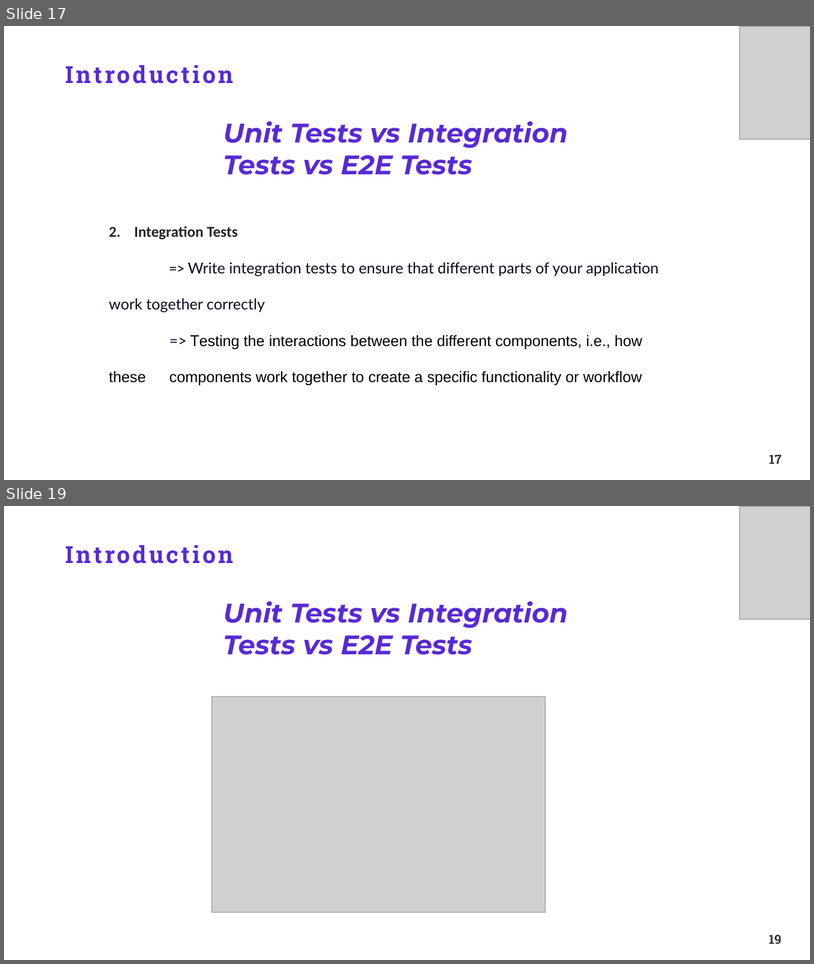
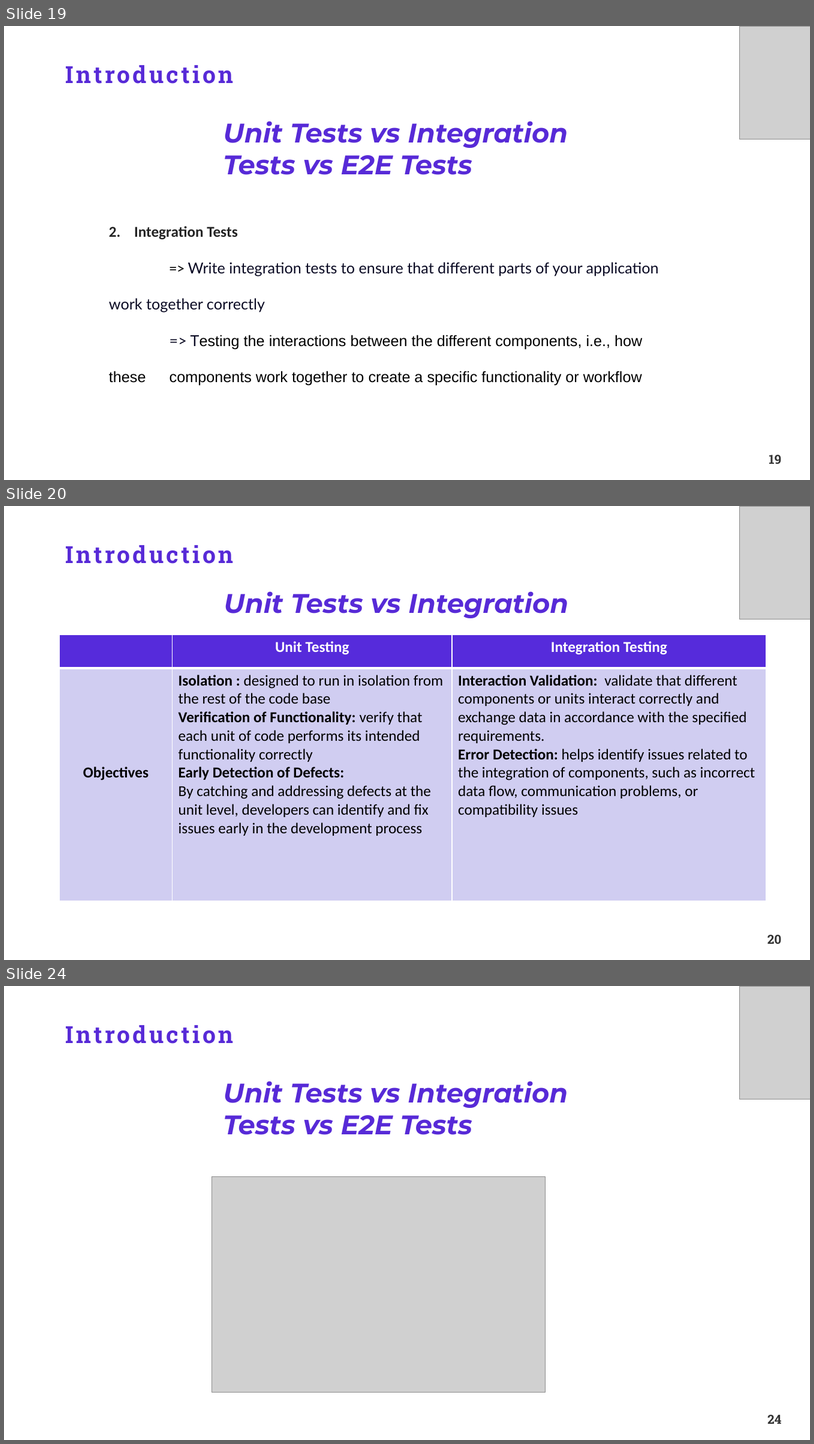
Before and after one commit to TakiRahal/test-react-19, a slide deck: Testing ReactJS.pptx. Shown one above the other, each under a label of ours: slides 17 and 19 before the commit, slides 19, 20 and 24 after it; the slides between them are not shown. The pictures are 814x964 and 814x1444 pixels, drawn with LibreOffice and Linux fonts; fonts in the diff are those of the drawing; grey boxes stand for pictures; background and template pictures are left out. Boxes give left, top, right and bottom in pixels: in the first picture for what was removed or moved away, otherwise in the second. Text is boxed around its words. In the diff, an @@ line names an element or a change of style, - is before the commit and + after.

```diff
--- a/Testing ReactJS.pptx
+++ b/Testing ReactJS.pptx
@@ slide 20 added at (4,506,810,960), background #FFFFFF; not listed: 1 template element that a slide beside it also shows @@
@@ picture added at (740,506,810,619) @@
@@ title added at (60,544,486,568), 28 pt, text #572AD7, bold @@
+Introduction
@@ text added at (224,591,569,618), 32 pt, text #572AD7, bold, italic @@
+Unit Tests vs Integration
@@ table added at (60,634,767,900), 2 rows, 3 columns @@
+ | Unit Testing | Integration Testing
+Objectives | Isolation : designed to run in isolation from the rest of the code base / Verification of Functionality: verify that each unit of code performs its intended functionality correctly / Early Detection of Defects: / By catching and addressing defects at the unit level, developers can identify and fix issues early in the development process | Interaction Validation: validate that different components or units interact correctly and exchange data in accordance with the specified requirements. / Error Detection: helps identify issues related to the integration of components, such as incorrect data flow, communication problems, or compatibility issues
@@ what was slide 17 is now slide 19 @@
@@ page number at (769,454,782,463): text changed @@
-17
+19
@@ what was slide 19 is now slide 24 @@
@@ page number at (768,1414,782,1423): text changed @@
-19
+24
```
Also in this commit, not shown: 10 slides changed, 8 other slides added, 26 slides removed, 20 other files.
